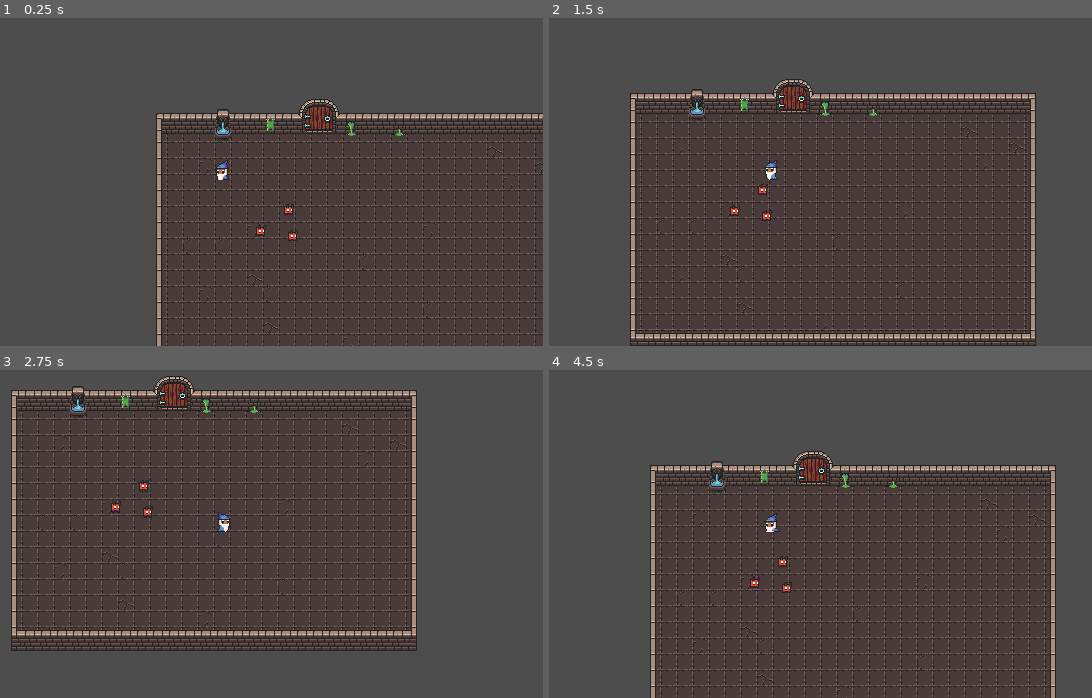
Above: before the commit, frames 1-4 (two rows, left to right).
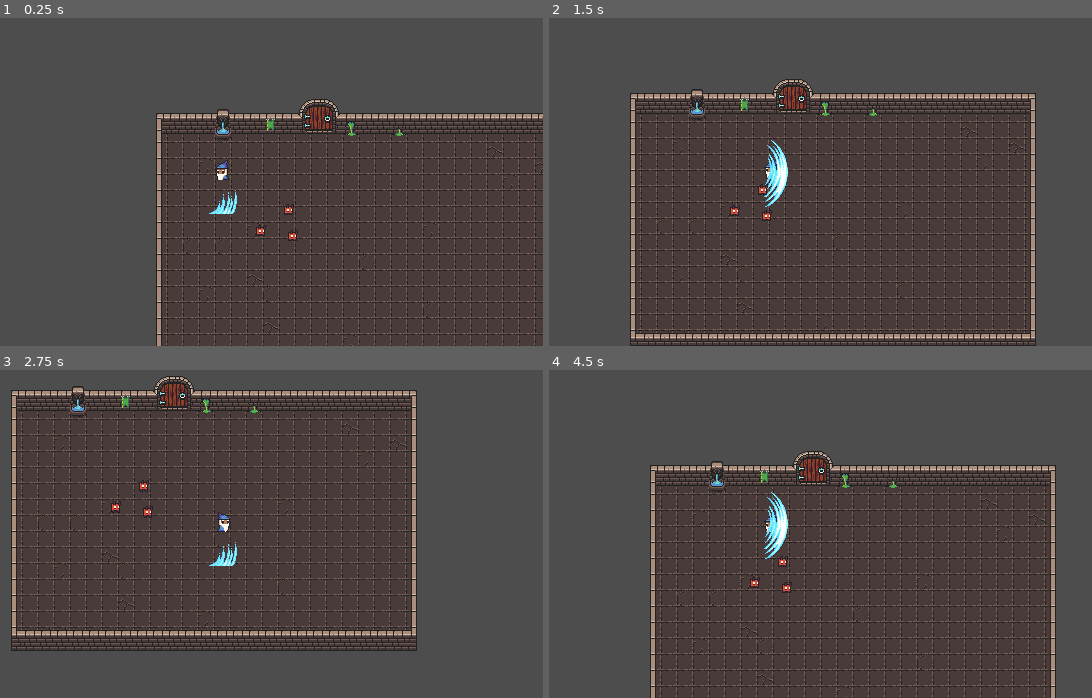
Above: after the commit, the same moments.

Repository: bloyot/arena-roguelike-prototype
Game: Godot game, scene res://scenes/test.tscn
The game is run twice, just before and just after one commit, with the same random seed, the same clock (stepped at 60 frames per second) and the same inputs.
Inputs (mouse positions are in pixels of both pictures, inside the frame that each line leads up to):
- Up to frame 1 (0.25 s): no input
- Up to frame 2 (1.5 s): tap Enter at 0.5 s; move the mouse to (912, 149) at 0.52 s; hold D (move_right) 0.53-1.28 s; click (912, 149) at 0.6 s; move the mouse to (641, 185) at 1.27 s; hold S (move_down) from 1.28 s (still down); click (641, 185) at 1.35 s
- Up to frame 3 (2.75 s): move the mouse to (287, 438) at 2.02 s; release S (move_down) at 2.03 s; hold D (move_right) from 2.03 s (still down); click (287, 438) at 2.1 s
- Up to frame 4 (4.5 s): move the mouse to (739, 589) at 2.77 s; release D (move_right) at 2.78 s; hold W (move_up) 2.78-3.53 s; click (739, 589) at 2.85 s; move the mouse to (961, 573) at 3.52 s; hold A (move_left) from 3.53 s (still down); click (961, 573) at 3.6 s; move the mouse to (581, 465) at 4.27 s; click (581, 465) at 4.35 s

The runs differ from the first frame. In frame 1, 0.1% of the frame differs, in the area x 38-44%, y 52-60%; in frame 2, 0.4%; in frame 3, 0.1%; in frame 4, 0.4%, in the area x 39-45%, y 37-58%.

Commit message:
first pass at abilities, basics in place

Diff:
--- a/assets/enemies/imp/imp_sprite.tres
+++ /dev/null
@@ -1,47 +0,0 @@
-[gd_resource type="SpriteFrames" load_steps=9 format=3 uid="uid://dvlv5fitw46c"]
-
-[ext_resource type="Texture2D" uid="uid://cck71u8bxkojf" path="res://assets/enemies/imp/idle/imp_idle_anim_f0.png" id="1_015cs"]
-[ext_resource type="Texture2D" uid="uid://ccpvpie1uh2wj" path="res://assets/enemies/imp/idle/imp_idle_anim_f1.png" id="2_if5ma"]
-[ext_resource type="Texture2D" uid="uid://nb25uqyyfdvi" path="res://assets/enemies/imp/idle/imp_idle_anim_f2.png" id="3_s1j3d"]
-[ext_resource type="Texture2D" uid="uid://d3ghbkhm0uf61" path="res://assets/enemies/imp/idle/imp_idle_anim_f3.png" id="4_jjkgd"]
-[ext_resource type="Texture2D" uid="uid://cgfkrgb44xcv0" path="res://assets/enemies/imp/run/imp_run_anim_f0.png" id="5_0eqtq"]
-[ext_resource type="Texture2D" uid="uid://bj5mpqauw3sl1" path="res://assets/enemies/imp/run/imp_run_anim_f1.png" id="6_6puua"]
-[ext_resource type="Texture2D" uid="uid://ccqp77831ly5y" path="res://assets/enemies/imp/run/imp_run_anim_f2.png" id="7_mm2ps"]
-[ext_resource type="Texture2D" uid="uid://c874ktx83sud4" path="res://assets/enemies/imp/run/imp_run_anim_f3.png" id="8_ebg3b"]
-
-[resource]
-animations = [{
-"frames": [{
-"duration": 1.0,
-"texture": ExtResource("1_015cs")
-}, {
-"duration": 1.0,
-"texture": ExtResource("2_if5ma")
-}, {
-"duration": 1.0,
-"texture": ExtResource("3_s1j3d")
-}, {
-"duration": 1.0,
-"texture": ExtResource("4_jjkgd")
-}],
-"loop": true,
-"name": &"idle",
-"speed": 6.0
-}, {
-"frames": [{
-"duration": 1.0,
-"texture": ExtResource("5_0eqtq")
-}, {
-"duration": 1.0,
-"texture": ExtResource("6_6puua")
-}, {
-"duration": 1.0,
-"texture": ExtResource("7_mm2ps")
-}, {
-"duration": 1.0,
-"texture": ExtResource("8_ebg3b")
-}],
-"loop": true,
-"name": &"run",
-"speed": 9.0
-}]
--- /dev/null
+++ b/assets/enemy/imp/imp_sprite.tres
@@ -0,0 +1,47 @@
+[gd_resource type="SpriteFrames" load_steps=9 format=3 uid="uid://dvlv5fitw46c"]
+
+[ext_resource type="Texture2D" uid="uid://cck71u8bxkojf" path="res://assets/enemy/imp/idle/imp_idle_anim_f0.png" id="1_015cs"]
+[ext_resource type="Texture2D" uid="uid://ccpvpie1uh2wj" path="res://assets/enemy/imp/idle/imp_idle_anim_f1.png" id="2_if5ma"]
+[ext_resource type="Texture2D" uid="uid://nb25uqyyfdvi" path="res://assets/enemy/imp/idle/imp_idle_anim_f2.png" id="3_s1j3d"]
+[ext_resource type="Texture2D" uid="uid://d3ghbkhm0uf61" path="res://assets/enemy/imp/idle/imp_idle_anim_f3.png" id="4_jjkgd"]
+[ext_resource type="Texture2D" uid="uid://cgfkrgb44xcv0" path="res://assets/enemy/imp/run/imp_run_anim_f0.png" id="5_0eqtq"]
+[ext_resource type="Texture2D" uid="uid://bj5mpqauw3sl1" path="res://assets/enemy/imp/run/imp_run_anim_f1.png" id="6_6puua"]
+[ext_resource type="Texture2D" uid="uid://ccqp77831ly5y" path="res://assets/enemy/imp/run/imp_run_anim_f2.png" id="7_mm2ps"]
+[ext_resource type="Texture2D" uid="uid://c874ktx83sud4" path="res://assets/enemy/imp/run/imp_run_anim_f3.png" id="8_ebg3b"]
+
+[resource]
+animations = [{
+"frames": [{
+"duration": 1.0,
+"texture": ExtResource("1_015cs")
+}, {
+"duration": 1.0,
+"texture": ExtResource("2_if5ma")
+}, {
+"duration": 1.0,
+"texture": ExtResource("3_s1j3d")
+}, {
+"duration": 1.0,
+"texture": ExtResource("4_jjkgd")
+}],
+"loop": true,
+"name": &"idle",
+"speed": 6.0
+}, {
+"frames": [{
+"duration": 1.0,
+"texture": ExtResource("5_0eqtq")
+}, {
+"duration": 1.0,
+"texture": ExtResource("6_6puua")
+}, {
+"duration": 1.0,
+"texture": ExtResource("7_mm2ps")
+}, {
+"duration": 1.0,
+"texture": ExtResource("8_ebg3b")
+}],
+"loop": true,
+"name": &"run",
+"speed": 9.0
+}]
--- /dev/null
+++ b/assets/fx/slash_fx.tres
@@ -0,0 +1,32 @@
+[gd_resource type="SpriteFrames" load_steps=5 format=3 uid="uid://cwov2jq8fvdwp"]
+
+[ext_resource type="Texture2D" uid="uid://b67erithxoe1k" path="res://assets/fx/Blue Effect Bullet Impact Explosion 32x32_slash.png" id="1_qq5cm"]
+
+[sub_resource type="AtlasTexture" id="AtlasTexture_sf1y6"]
+atlas = ExtResource("1_qq5cm")
+region = Rect2(64, 128, 32, 96)
+
+[sub_resource type="AtlasTexture" id="AtlasTexture_e4svg"]
+atlas = ExtResource("1_qq5cm")
+region = Rect2(96, 128, 32, 96)
+
+[sub_resource type="AtlasTexture" id="AtlasTexture_26p2k"]
+atlas = ExtResource("1_qq5cm")
+region = Rect2(128, 128, 32, 96)
+
+[resource]
+animations = [{
+"frames": [{
+"duration": 1.0,
+"texture": SubResource("AtlasTexture_sf1y6")
+}, {
+"duration": 1.0,
+"texture": SubResource("AtlasTexture_e4svg")
+}, {
+"duration": 1.0,
+"texture": SubResource("AtlasTexture_26p2k")
+}],
+"loop": false,
+"name": &"slash",
+"speed": 15.0
+}]
--- a/project.godot
+++ b/project.godot
@@ -34,6 +34,10 @@
 "res://scripts/": "purple"
 }
 
+[global_group]
+
+ability=""
+
 [input]
 
 move_left={
@@ -56,6 +60,23 @@
 "events": [Object(InputEventKey,"resource_local_to_scene":false,"resource_name":"","device":-1,"window_id":0,"alt_press …(192 unchanged characters)…
 ]
 }
+ability_1={
+"deadzone": 0.2,
+"events": [Object(InputEventMouseButton,"resource_local_to_scene":false,"resource_name":"","device":-1,"window_id":0,"alt_pressed":false,"shift_pressed":false,"ctrl_pressed":false,"meta_pressed":false,"button_mask":1,"position":Vector2(158, 9),"global_position":Vector2(172, 82),"factor":1.0,"button_index":1,"canceled":false,"pressed":true,"double_click":false,"script":null)
+]
+}
+ability_2={
+"deadzone": 0.2,
+"events": []
+}
+ability_3={
+"deadzone": 0.2,
+"events": []
+}
+ability_4={
+"deadzone": 0.2,
+"events": []
+}
 
 [rendering]
 
--- /dev/null
+++ b/scenes/ability/SlashAbility.tscn
@@ -0,0 +1,9 @@
+[gd_scene load_steps=3 format=3 uid="uid://cbnvpfqvuiyeo"]
+
+[ext_resource type="PackedScene" uid="uid://cwpqpl4kvrcqx" path="res://scenes/fx/slash_fx.tscn" id="1_fjx8b"]
+[ext_resource type="Script" uid="uid://cx415nkm77ljg" path="res://scripts/ability/slash_ability.gd" id="1_pmseg"]
+
+[node name="SlashAbility" type="Node2D" groups=["ability"]]
+script = ExtResource("1_pmseg")
+
+[node name="SlashFx" parent="." groups=["ability"] instance=ExtResource("1_fjx8b")]
--- a/scenes/enemies/imp_sprite.tscn
+++ b/scenes/enemy/imp_sprite.tscn
@@ -1,6 +1,6 @@
 [gd_scene load_steps=2 format=3 uid="uid://vh57x8en1fcj"]
 
-[ext_resource type="SpriteFrames" uid="uid://dvlv5fitw46c" path="res://assets/enemies/imp/imp_sprite.tres" id="1_arkg0"]
+[ext_resource type="SpriteFrames" uid="uid://dvlv5fitw46c" path="res://assets/enemy/imp/imp_sprite.tres" id="1_arkg0"]
 
 [node name="ImpSprite" type="Node2D"]
 
--- /dev/null
+++ b/scenes/fx/slash_fx.tscn
@@ -0,0 +1,9 @@
+[gd_scene load_steps=2 format=3 uid="uid://cwpqpl4kvrcqx"]
+
+[ext_resource type="SpriteFrames" uid="uid://cwov2jq8fvdwp" path="res://assets/fx/slash_fx.tres" id="1_a5oex"]
+
+[node name="SlashFx" type="AnimatedSprite2D"]
+sprite_frames = ExtResource("1_a5oex")
+animation = &"slash"
+frame = 2
+frame_progress = 1.0
--- a/scenes/player/player.tscn
+++ b/scenes/player/player.tscn
@@ -1,7 +1,8 @@
-[gd_scene load_steps=4 format=3 uid="uid://cxmr885n24ccj"]
+[gd_scene load_steps=5 format=3 uid="uid://cxmr885n24ccj"]
 
 [ext_resource type="SpriteFrames" uid="uid://tfxm0g443rlu" path="res://assets/character/wizard/wizard_sprites.tres" id="1_3vyb7"]
 [ext_resource type="Script" uid="uid://d15au6qjch55y" path="res://scripts/player.gd" id="1_dovo2"]
+[ext_resource type="PackedScene" uid="uid://cbnvpfqvuiyeo" path="res://scenes/ability/SlashAbility.tscn" id="3_gmlin"]
 
 [sub_resource type="CapsuleShape2D" id="CapsuleShape2D_dovo2"]
 radius = 6.0
@@ -27,3 +28,7 @@
 autoplay = "idle"
 
 [node name="Camera" type="Camera2D" parent="."]
+
+[node name="AbilitySystem" type="Node2D" parent="."]
+
+[node name="SlashAbility" parent="AbilitySystem" instance=ExtResource("3_gmlin")]
--- a/scenes/test.tscn
+++ b/scenes/test.tscn
@@ -2,7 +2,7 @@
 
 [ext_resource type="TileSet" uid="uid://bk5s8shuuu403" path="res://assets/tiles.tres" id="1_errlg"]
 [ext_resource type="PackedScene" uid="uid://cxmr885n24ccj" path="res://scenes/player/player.tscn" id="2_bl13t"]
-[ext_resource type="PackedScene" uid="uid://vh57x8en1fcj" path="res://scenes/enemies/imp_sprite.tscn" id="3_iyx0m"]
+[ext_resource type="PackedScene" uid="uid://vh57x8en1fcj" path="res://scenes/enemy/imp_sprite.tscn" id="3_iyx0m"]
 
 [node name="Test" type="Node2D"]
 
--- /dev/null
+++ b/scripts/ability/ability.gd
@@ -0,0 +1,41 @@
+@abstract
+class_name Ability
+extends Node2D
+
+signal ability_activated(ability_name: String)
+signal ability_ended(ability_name: String)
+
+# check activation conditions and costs
+@abstract
+func can_activate_ability() -> bool
+
+# do the actual ability logic, typically don't call this directly, favor try_activate_ability
+@abstract
+func activate_ability() -> void
+
+# cancel the in progress ability
+@abstract
+func cancel_ability() -> void
+
+@abstract
+func get_ability_name() -> String
+
+func get_tags() -> Array[String]:
+	return []
+
+# pay costs like mana or other resources
+# default no op, override if needed
+func commit_ability() -> void:
+	pass
+
+# things that should happen once the ability is complete
+# default no op, override if needed
+func end_ability() -> void:
+	ability_ended.emit()
+
+# check can_activate_ability and activate it if valid
+func try_activate_ability() -> void:
+	if can_activate_ability():
+		commit_ability()
+		ability_activated.emit(get_ability_name())
+		activate_ability()
--- /dev/null
+++ b/scripts/ability/slash_ability.gd
@@ -0,0 +1,16 @@
+class_name SlashAbility
+extends Ability
+
+@onready var animated_sprite: AnimatedSprite2D = $SlashFx
+
+func can_activate_ability() -> bool:
+	return true
+
+func activate_ability() -> void:
+	animated_sprite.play("slash")
+
+func cancel_ability() -> void:
+	pass
+
+func get_ability_name() -> String:
+	return "Slash"
--- a/scripts/autoloads/input_manager.gd
+++ b/scripts/autoloads/input_manager.gd
@@ -17,7 +17,8 @@
 		"move_left": Input.is_action_pressed("move_left"),
 		"move_right": Input.is_action_pressed("move_right"),
 		"move_up": Input.is_action_pressed("move_up"),
-		"move_down": Input.is_action_pressed("move_down")
+		"move_down": Input.is_action_pressed("move_down"),
+		"ability_1": Input.is_action_just_pressed("ability_1")
 	}
 
 # get the input map at the specified frame
--- a/scripts/player.gd
+++ b/scripts/player.gd
@@ -13,6 +13,7 @@
 @onready var animated_sprite: AnimatedSprite2D = $AnimatedSprite2D
 @onready var hitbox: Area2D = $Hitbox
 @onready var camera: Camera2D = $Camera
+@onready var slash_ability: Ability = $AbilitySystem/SlashAbility
 
 # Exports
 @export var move_speed: float
@@ -47,6 +48,8 @@
 	# move the player
 	move(delta)
 
+	handle_abilities()
+
 func move(_delta: float) -> void:
 
 	velocity = Vector2(0, 0)
@@ -60,6 +63,11 @@
 		velocity += Vector2(0, move_speed)
 
 	move_and_slide()
+
+func handle_abilities() -> void:
+	# TODO integrate this with the ability system
+	if InputManager.get_input()["ability_1"]:
+		slash_ability.try_activate_ability()
 
 func init_states() -> void:
 	# setup the states
Renamed: assets/enemies/imp/idle/imp_idle_anim_f0.png -> assets/enemy/imp/idle/imp_idle_anim_f0.png
Renamed: assets/enemies/imp/idle/imp_idle_anim_f1.png -> assets/enemy/imp/idle/imp_idle_anim_f1.png
Renamed: assets/enemies/imp/idle/imp_idle_anim_f2.png -> assets/enemy/imp/idle/imp_idle_anim_f2.png
Renamed: assets/enemies/imp/idle/imp_idle_anim_f3.png -> assets/enemy/imp/idle/imp_idle_anim_f3.png
Renamed: assets/enemies/imp/run/imp_run_anim_f0.png -> assets/enemy/imp/run/imp_run_anim_f0.png
Renamed: assets/enemies/imp/run/imp_run_anim_f1.png -> assets/enemy/imp/run/imp_run_anim_f1.png
Renamed: assets/enemies/imp/run/imp_run_anim_f2.png -> assets/enemy/imp/run/imp_run_anim_f2.png
Renamed: assets/enemies/imp/run/imp_run_anim_f3.png -> assets/enemy/imp/run/imp_run_anim_f3.png
Binary file added: assets/fx/Blue Effect Bullet Impact Explosion 32x32_slash.png
Renamed: scripts/base_character_state.gd -> scripts/state/base_character_state.gd
Renamed: scripts/idle_state.gd -> scripts/state/idle_state.gd
Renamed: scripts/move_state.gd -> scripts/state/move_state.gd
